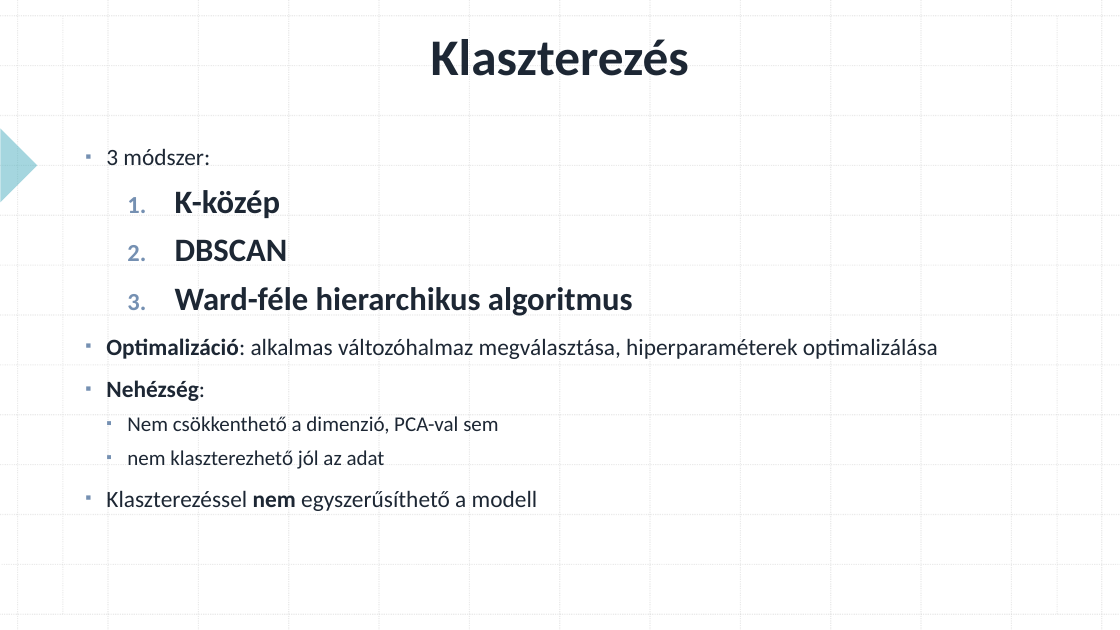
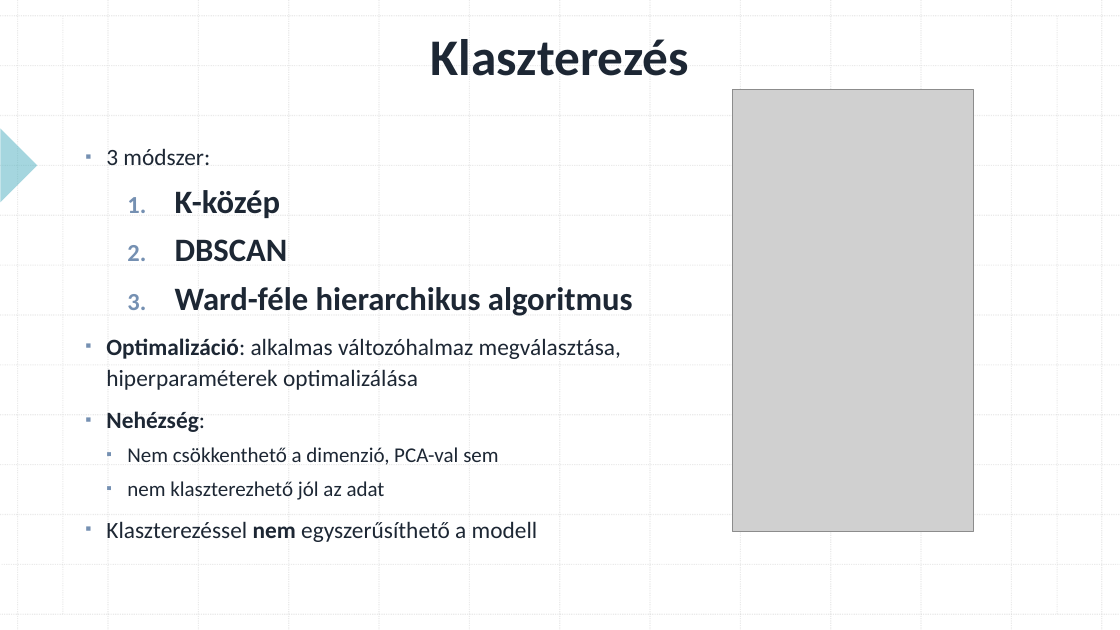
Before and after one commit to konderal333/-nkutfel, a slide deck: slide 10 of TDK prezi.pptx. Drawn at 1120x630 pixels with LibreOffice and Linux fonts; fonts in the diff are those of the drawing; grey boxes stand for pictures. Boxes give left, top, right and bottom in pixels: in the first picture for what was removed or moved away, otherwise in the second. Text is boxed around its words. In the diff, an @@ line names an element or a change of style, - is before the commit and + after.

```diff
--- a/TDK prezi.pptx
+++ b/TDK prezi.pptx
@@ picture added at [733, 90, 973, 532] @@
@@ text "3 módszer:" rewrapped from [106, 148, 938, 511] to [106, 148, 633, 542] @@
```
Also in this commit, not shown: 5 other slides changed.
